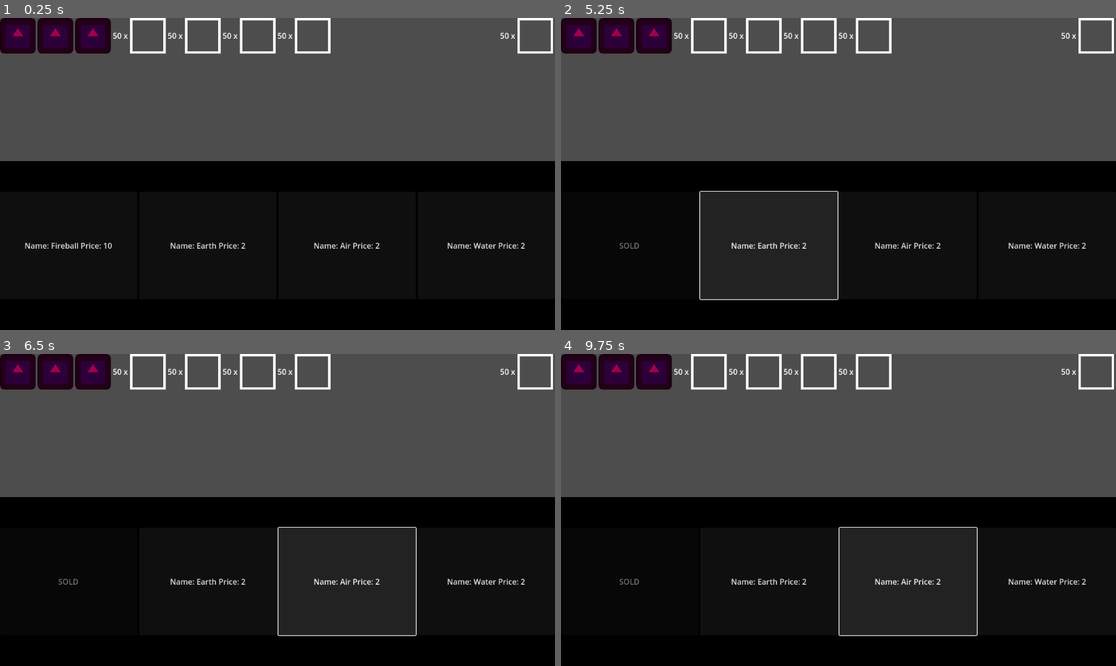
Above: before the commit, frames 1-4 (two rows, left to right).
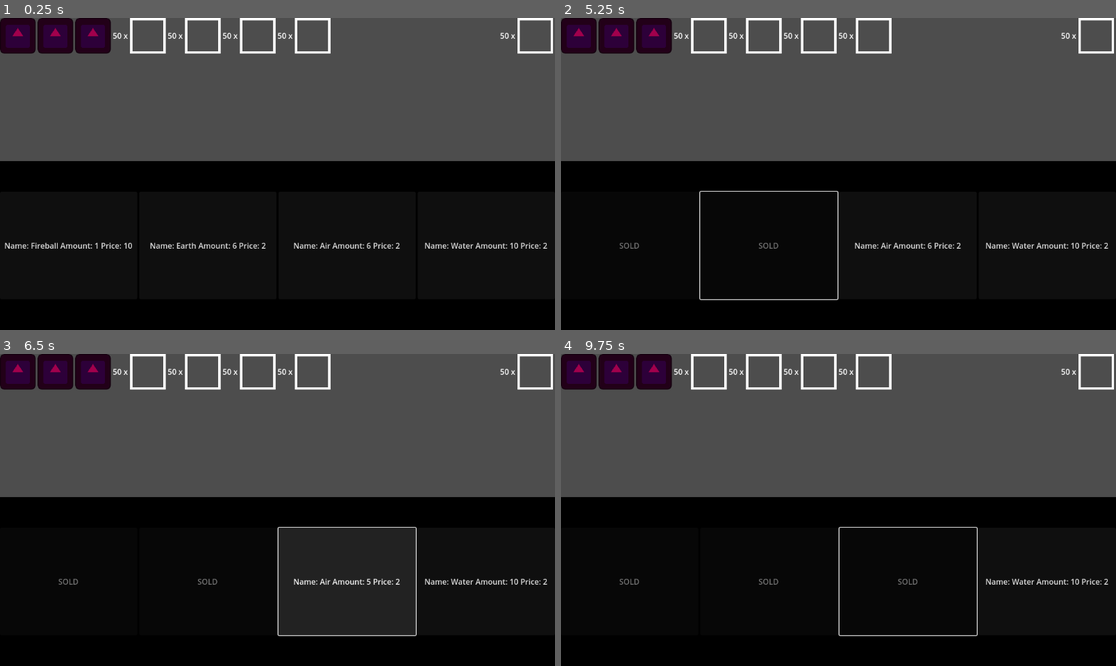
Above: after the commit, the same moments.

Repository: FixelDev/true-philosophers-stone
Game: Godot game, scene res://scenes/shop/shop.tscn
Two runs of this game, one before a commit and one after it. Both use one fixed random seed, a clock stepped at 60 frames per second and the inputs below. This scene is started directly instead of the project's main scene. The engine's default icon, where the game draws it, is replaced by a stand-in: a white triangle on a blue panel in a dark square.
Inputs (mouse positions are in pixels of both pictures, inside the frame that each line leads up to):
- Up to frame 1 (0.25 s): no input
- Up to frame 2 (5.25 s): click (627, 245) at 0.5 s, where only the run before the commit has a clickable "Name: Fireball Price: 10"; click (766, 245) at 1.25 s, where only the run before the commit has a clickable "Name: Earth Price: 2"; click (766, 245) at 2 s, where only the run after the commit has a clickable "Name: Earth Amount: 5 Price: 2"; click (766, 245) at 2.75 s, where only the run after the commit has a clickable "Name: Earth Amount: 4 Price: 2"; click (766, 245) at 3.5 s, where only the run after the commit has a clickable "Name: Earth Amount: 3 Price: 2"; click (766, 245) at 4.25 s, where only the run after the commit has a clickable "Name: Earth Amount: 2 Price: 2"; click (766, 245) at 5 s, where only the run after the commit has a clickable "Name: Earth Amount: 1 Price: 2"
- Up to frame 3 (6.5 s): click (349, 581) at 5.75 s, where only the run after the commit has a clickable "Name: Air Amount: 6 Price: 2"
- Up to frame 4 (9.75 s): click (910, 581) at 6.5 s, where only the run after the commit has a clickable "Name: Air Amount: 5 Price: 2"; click (910, 581) at 7.25 s, where only the run after the commit has a clickable "Name: Air Amount: 4 Price: 2"; click (910, 581) at 8 s, where only the run after the commit has a clickable "Name: Air Amount: 3 Price: 2"; click (910, 581) at 8.75 s, where only the run after the commit has a clickable "Name: Air Amount: 2 Price: 2"; click (910, 581) at 9.5 s, where only the run after the commit has a clickable "Name: Air Amount: 1 Price: 2"

The runs differ from the first frame. In frame 1, 1.0% of the frame differs, in the area x 0-99%, y 71-74%; in frame 2, 8.9%, in the area x 25-99%, y 55-90%; in frame 3, 0.6%; in frame 4, 8.8%.

Commit message:
Reworked shop buying system, added ability to show items amount, added ability to buy both recipes and ingredients

Diff:
--- a/ingredients/IngredientsDatabase.gd
+++ b/ingredients/IngredientsDatabase.gd
@@ -9,5 +9,6 @@
 			return ingredient
 	return null
 
+
 func get_random_ingredient() -> Ingredient:
 	return ingredients.pick_random()
--- a/ingredients/ingredient.gd
+++ b/ingredients/ingredient.gd
@@ -1,7 +1,7 @@
-extends Resource
+extends Item
 
 class_name Ingredient
 
-@export var id: String
-@export var name: String
-@export var price: int
+
+func get_item_type() -> Globals.ItemType:
+	return Globals.ItemType.INGREDIENT
--- a/recipes/recipe.gd
+++ b/recipes/recipe.gd
@@ -1,10 +1,10 @@
-extends Resource
+extends Item
 
 class_name Recipe
 
 
-@export var id: String
-@export var name: String
-@export var price: int
+@export var required_ingredients: Dictionary
 
-@export var required_ingredients: Dictionary
+
+func get_item_type() -> Globals.ItemType:
+	return Globals.ItemType.RECIPE
--- a/scenes/shop/shop.gd
+++ b/scenes/shop/shop.gd
@@ -2,59 +2,73 @@
 
 class_name Shop
 
-@export var recipe_slot: Button
-@export var ingredient_slots: Array[Button]
+@export var shop_slot_amount: int
+@export var shop_slot_node: PackedScene
 
-var randomized_recipe: Recipe
-var randomized_ingredients: Array[Ingredient]
+@onready var shop_slots_holder = %ShopSlots
+
+
+var shop_slots: Array[ShopSlot]
 
 
 func _ready() -> void:
+	create_shop_slots()
 	randomize_recipe()
 	randomize_ingredients()
-	show_available_products()
+
+func create_shop_slots():
+	for i in range(shop_slot_amount):
+		var slot_node: Button = shop_slot_node.instantiate()
+		shop_slots_holder.add_child(slot_node)
+
+		var shop_slot: ShopSlot = ShopSlot.new(slot_node)
+		shop_slots.append(shop_slot)
+
 
 func randomize_recipe() -> void:
+	var randomized_recipe: Recipe
+
 	while true:
 		randomized_recipe = RecipesDatabase.get_random_recipe()
 
 		if not RecipesDatabase.is_recipe_unlocked(randomized_recipe.id):
 			break
 
+	shop_slots[0].set_item(randomized_recipe, 1)
+
 
 func randomize_ingredients() -> void:
+	var i = 1
+
 	while true:
 		var ingredient: Ingredient = IngredientsDatabase.get_random_ingredient()
 
 		if not is_ingredient_already_picked(ingredient.id):
-			randomized_ingredients.append(ingredient)
+			shop_slots[i].set_item(ingredient, randi_range(5, 10))
+			i += 1
 
-		if randomized_ingredients.size() >= 3:
+
+		if i >= shop_slot_amount:
 			break
 
 
 func is_ingredient_already_picked(id: String) -> bool:
-	for ingredient in randomized_ingredients:
-		if ingredient.id == id:
+	for slot in shop_slots:
+		var item: Item = slot.get_item()
+
+		if item == null:
+			continue
+
+		if item.id == id:
 			return true
 
 	return false
 
 
-func show_available_products() -> void:
-	recipe_slot.text = "Name: " + randomized_recipe.name + " Price: " + str(randomized_recipe.price)
+#func _on_recipe_slot_pressed() -> void:
+	#if Globals.coins < randomized_recipe.price:
+		#return
 
-	for i in range(randomized_ingredients.size()):
-		var ingredient: Ingredient = randomized_ingredients[i]
-		var slot: Button = ingredient_slots[i]
-
-		slot.text = "Name: " + ingredient.name + " Price: " + str(ingredient.price)
-
-
-func _on_recipe_slot_pressed() -> void:
-	if Globals.coins < randomized_recipe.price:
-		return
-
-	recipe_slot.text = "SOLD"
-	recipe_slot.disabled = true
-	SignalManager.recipe_bought.emit(randomized_recipe.id)
+	#recipe_slot.text = "SOLD"
+	#recipe_slot.disabled = true
+	#SignalManager.recipe_bought.emit(randomized_recipe.id)
--- a/scenes/shop/shop.tscn
+++ b/scenes/shop/shop.tscn
@@ -1,9 +1,10 @@
-[gd_scene load_steps=3 format=3 uid="uid://c3ymcumcpvkko"]
+[gd_scene load_steps=4 format=3 uid="uid://c3ymcumcpvkko"]
 
 [ext_resource type="Script" path="res://scenes/shop/shop.gd" id="1_22a4g"]
 [ext_resource type="PackedScene" uid="uid://caomwo0h5ydsq" path="res://scenes/ui.tscn" id="1_ctq1t"]
+[ext_resource type="PackedScene" uid="uid://d0xhd4jjp3vmx" path="res://scenes/shop/shop_slot.tscn" id="2_ms2w1"]
 
-[node name="Shop" type="Control" node_paths=PackedStringArray("recipe_slot", "ingredient_slots")]
+[node name="Shop" type="Control"]
 layout_mode = 3
 anchors_preset = 15
 anchor_right = 1.0
@@ -11,8 +12,8 @@
 grow_horizontal = 2
 grow_vertical = 2
 script = ExtResource("1_22a4g")
-recipe_slot = NodePath("Table/ItemSlots/RecipeSlot")
-ingredient_slots = [NodePath("Table/ItemSlots/IngredientSlot"), NodePath("Table/ItemSlots/IngredientSlot2"), NodePath("Table/ItemSlots/IngredientSlot3")]
+shop_slot_amount = 4
+shop_slot_node = ExtResource("2_ms2w1")
 
 [node name="UI" parent="." instance=ExtResource("1_ctq1t")]
 layout_mode = 1
@@ -28,7 +29,8 @@
 grow_vertical = 0
 color = Color(0, 0, 0, 1)
 
-[node name="ItemSlots" type="HBoxContainer" parent="Table"]
+[node name="ShopSlots" type="HBoxContainer" parent="Table"]
+unique_name_in_owner = true
 layout_mode = 1
 anchors_preset = 14
 anchor_top = 0.5
@@ -38,21 +40,3 @@
 offset_bottom = 111.5
 grow_horizontal = 2
 grow_vertical = 2
-
-[node name="RecipeSlot" type="Button" parent="Table/ItemSlots"]
-layout_mode = 2
-size_flags_horizontal = 3
-
-[node name="IngredientSlot" type="Button" parent="Table/ItemSlots"]
-layout_mode = 2
-size_flags_horizontal = 3
-
-[node name="IngredientSlot2" type="Button" parent="Table/ItemSlots"]
-layout_mode = 2
-size_flags_horizontal = 3
-
-[node name="IngredientSlot3" type="Button" parent="Table/ItemSlots"]
-layout_mode = 2
-size_flags_horizontal = 3
-
-[connection signal="pressed" from="Table/ItemSlots/RecipeSlot" to="." method="_on_recipe_slot_pressed"]
--- /dev/null
+++ b/scenes/shop/shop_slot.gd
@@ -0,0 +1,55 @@
+extends Node
+
+class_name ShopSlot
+
+var slot_node: Button
+var item: Item
+var item_amount: int
+var is_slot_enabled = true
+
+
+func _init(slot_node: Button):
+	self.slot_node = slot_node
+
+	slot_node.pressed.connect(_on_slot_pressed)
+
+func set_item(item: Item, amount: int) -> void:
+	self.item = item
+	item_amount = amount
+
+	update_slot_ui("Name: " + item.name + " Amount: " + str(item_amount) + " Price: " + str(item.price))
+
+
+func update_slot_ui(text: String) -> void:
+	slot_node.text = text
+
+
+func get_item() -> Item:
+	return item
+
+
+func get_item_amount() -> int:
+	return item_amount
+
+
+func _on_slot_pressed() -> void:
+	if item.price > Globals.coins:
+		return
+
+	Globals.coins -= item.price
+	item_amount -= 1
+
+	match item.get_item_type():
+		Globals.ItemType.RECIPE:
+			RecipesDatabase.unlock_recipe(item.id)
+		Globals.ItemType.INGREDIENT:
+			pass
+
+	if item_amount <= 0:
+		disable_slot()
+	else:
+		update_slot_ui("Name: " + item.name + " Amount: " + str(item_amount) + " Price: " + str(item.price))
+
+func disable_slot() -> void:
+	slot_node.disabled = true
+	update_slot_ui("SOLD")
--- /dev/null
+++ b/scenes/shop/shop_slot.tscn
@@ -0,0 +1,4 @@
+[gd_scene format=3 uid="uid://d0xhd4jjp3vmx"]
+
+[node name="ShopSlot" type="Button"]
+size_flags_horizontal = 3
--- a/scripts/globals.gd
+++ b/scripts/globals.gd
@@ -1,7 +1,9 @@
 extends Node
 
 
-var coins: int = 50
+enum ItemType {RECIPE, INGREDIENT}
+
+var coins: int = 150
 var fire_amount: int = 0
 var water_amount: int = 0
 var earth_amount: int = 0
--- /dev/null
+++ b/scripts/item.gd
@@ -0,0 +1,11 @@
+extends Resource
+
+class_name Item
+
+@export var id: String = ""
+@export var name: String = ""
+@export var price: int = 0
+
+
+func get_item_type() -> Globals.ItemType:
+	return Globals.ItemType.RECIPE
